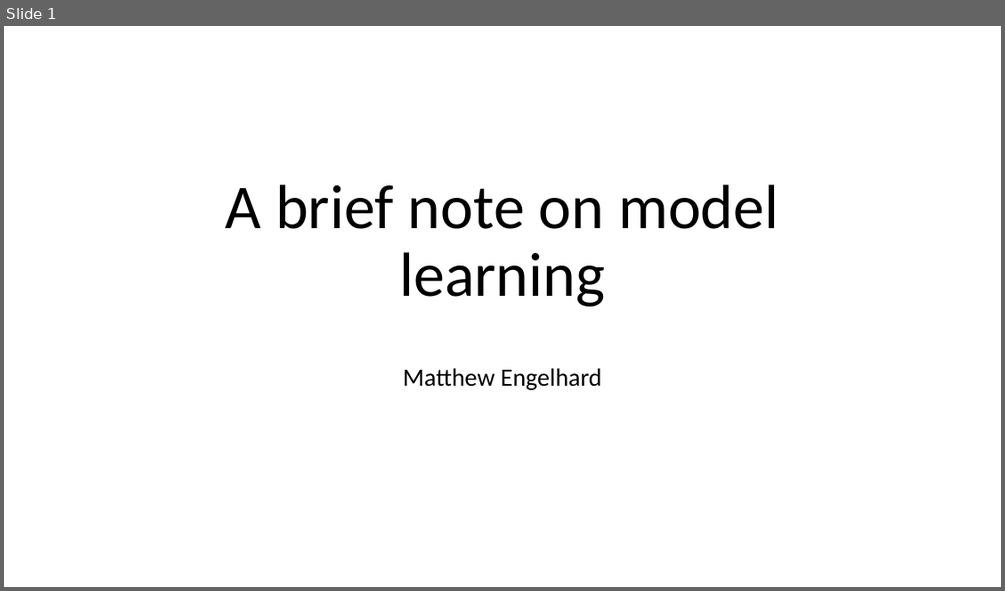
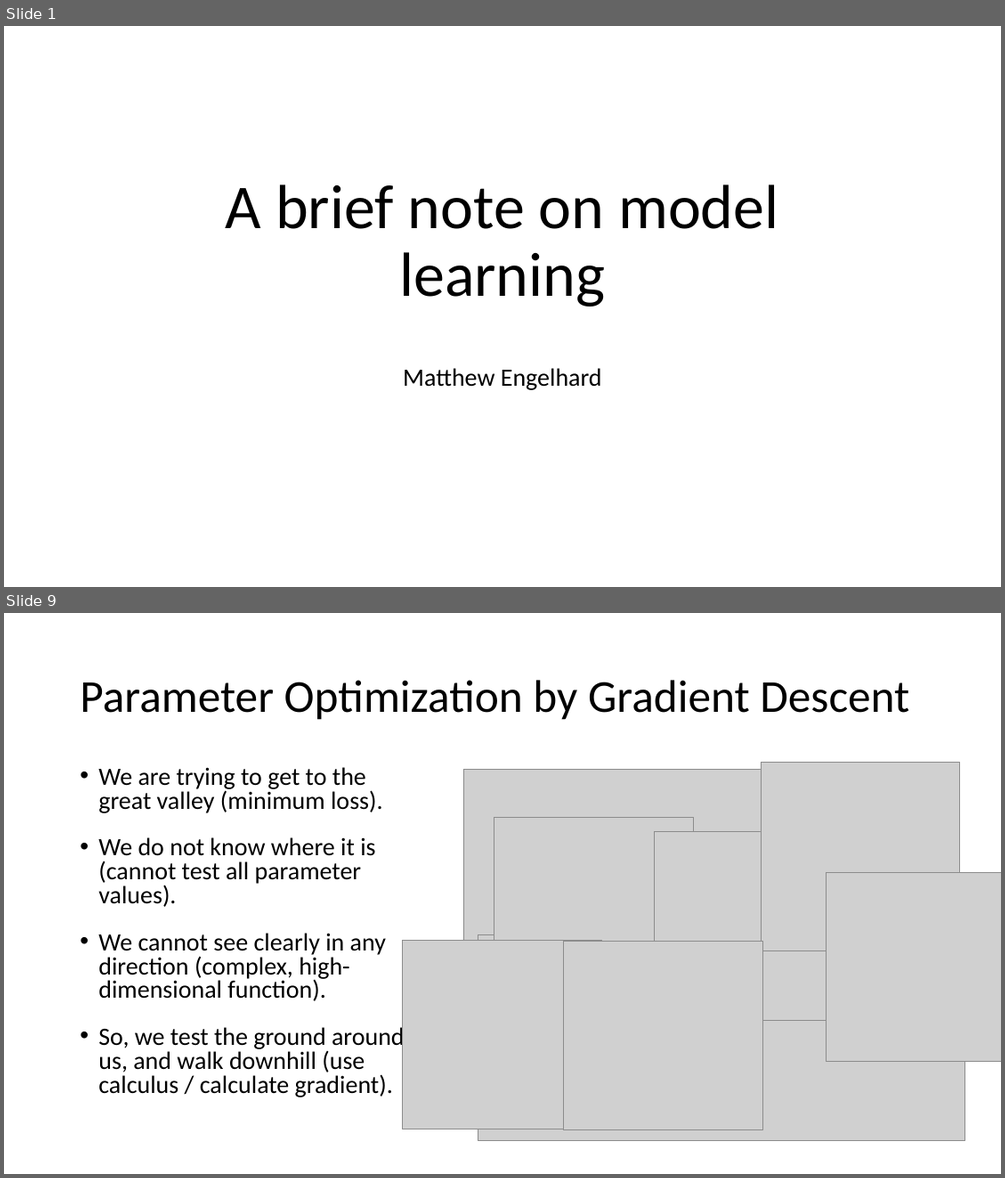
Before and after one commit to mengelhard/mmci_applied_ds, a slide deck: lectures/model_learning_brief.pptx. Shown one above the other, each under a label of ours: slide 1 before the commit, slides 1 and 9 after it; the slides between them are not shown. The pictures are 1005x591 and 1005x1178 pixels, drawn with LibreOffice and Linux fonts; fonts in the diff are those of the drawing; grey boxes stand for pictures. Boxes give left, top, right and bottom in pixels: in the first picture for what was removed or moved away, otherwise in the second. Text is boxed around its words. In the diff, an @@ line names an element or a change of style, - is before the commit and + after.

```diff
--- a/lectures/model_learning_brief.pptx
+++ b/lectures/model_learning_brief.pptx
@@ slide 9 added at (4,613,1001,1174), background #FFFFFF @@
@@ title added at (80,680,909,720), 44 pt, text #000000 @@
+Parameter Optimization by Gradient Descent
@@ text added at (98,767,404,1097), 24 pt, text #000000 @@
+• We are trying to get to the great valley (minimum loss).
+• We do not know where it is (cannot test all parameter values).
+• We cannot see clearly in any direction (complex, high-dimensional function).
+• So, we test the ground around us, and walk downhill (use calculus / calculate gradient).
@@ picture added at (463,770,950,975) @@
@@ picture added at (760,763,961,951) @@
@@ picture added at (494,817,694,1005) @@
@@ picture added at (655,831,854,1020) @@
@@ picture added at (826,873,1001,1061) @@
@@ picture added at (403,941,602,1129) @@
@@ picture added at (478,934,965,1140) @@
@@ picture added at (563,941,763,1129) @@
```
Also in this commit, not shown: 3 slides changed, 6 other slides added, 3 other files.
